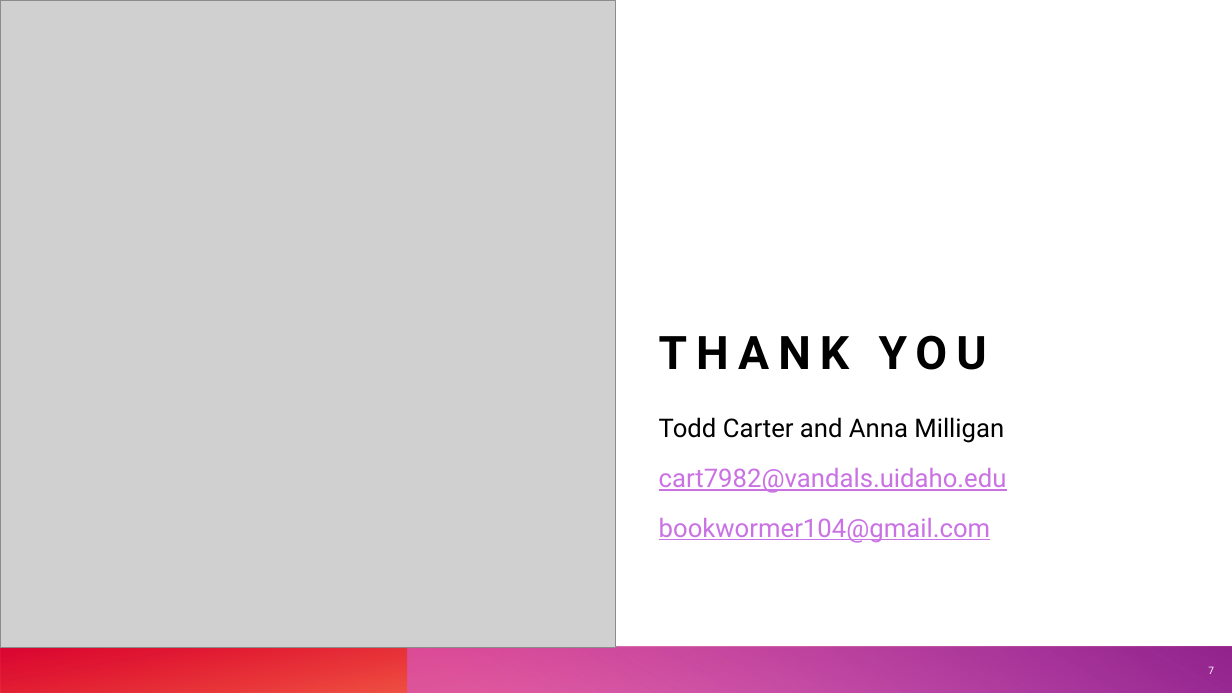
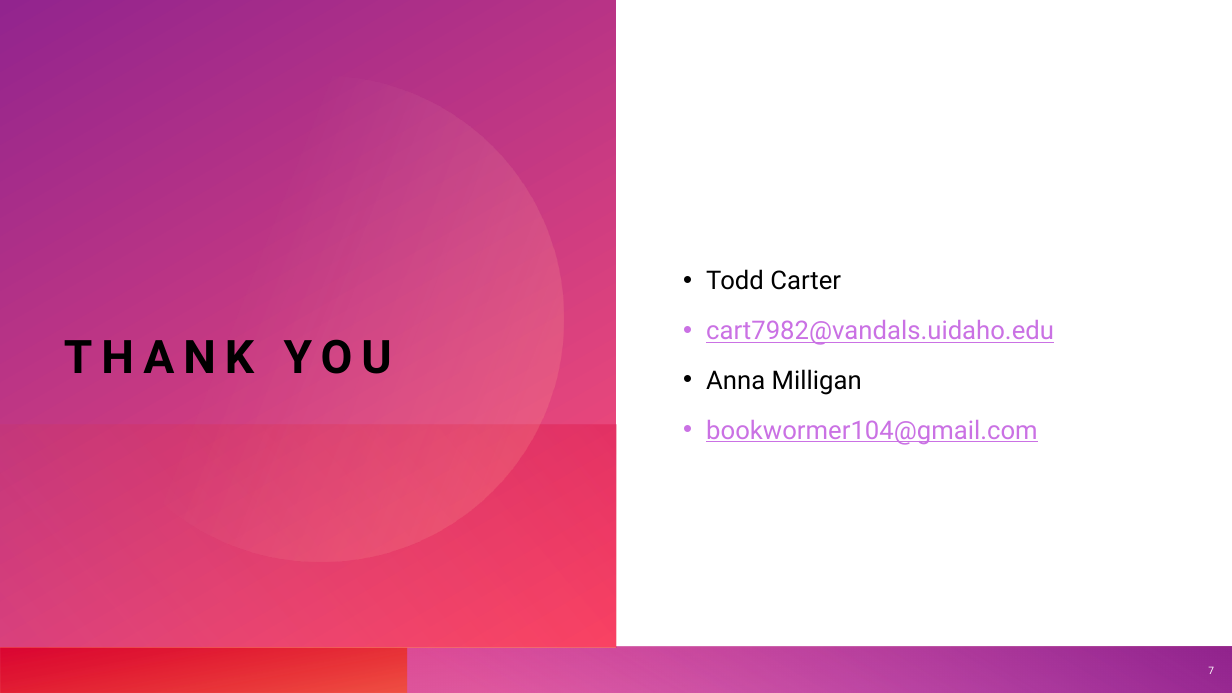
Before and after one commit to cart7982/CaravanSeraiCS360, a slide deck: slide 7 of Presentations/Caravanserai.pptx. Drawn at 1232x693 pixels with LibreOffice and Linux fonts; fonts in the diff are those of the drawing; grey boxes stand for pictures. Boxes give left, top, right and bottom in pixels: in the first picture for what was removed or moved away, otherwise in the second. Text is boxed around its words. In the diff, an @@ line names an element or a change of style, - is before the commit and + after.

```diff
--- a/Presentations/Caravanserai.pptx
+++ b/Presentations/Caravanserai.pptx
@@ picture removed at bbox=[0, 0, 616, 648] @@
@@ title "THANK YOU": place and size @@
-title "THANK YOU" at bbox=[659, 335, 987, 370]
+title "THANK YOU" at bbox=[64, 339, 392, 374]
@@ group added at bbox=[0, 0, 616, 648]: 3 rectangles, 1 ellipse @@
@@ text "Todd Carter": place and size @@
-text "Todd Carter" at bbox=[659, 417, 1007, 543]
+text "Todd Carter" at bbox=[706, 269, 1054, 445]
@@ text at bbox=[706, 269, 841, 290]: text changed @@
-Todd Carter and Anna Milligan
+• Todd Carter
@@ text at bbox=[706, 320, 1054, 445]: bullet none to • @@
@@ text at bbox=[706, 369, 862, 395]: paragraph added @@
+• Anna Milligan
```
Also in this commit, not shown: 4 other slides changed.
